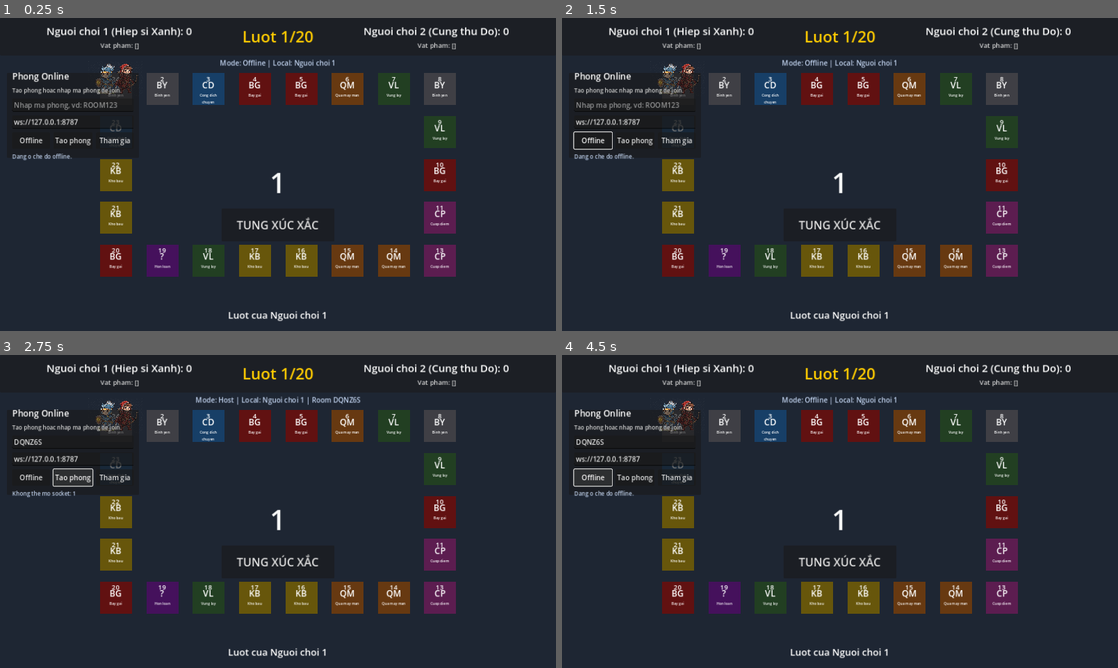
Above: before the commit, frames 1-4 (two rows, left to right).
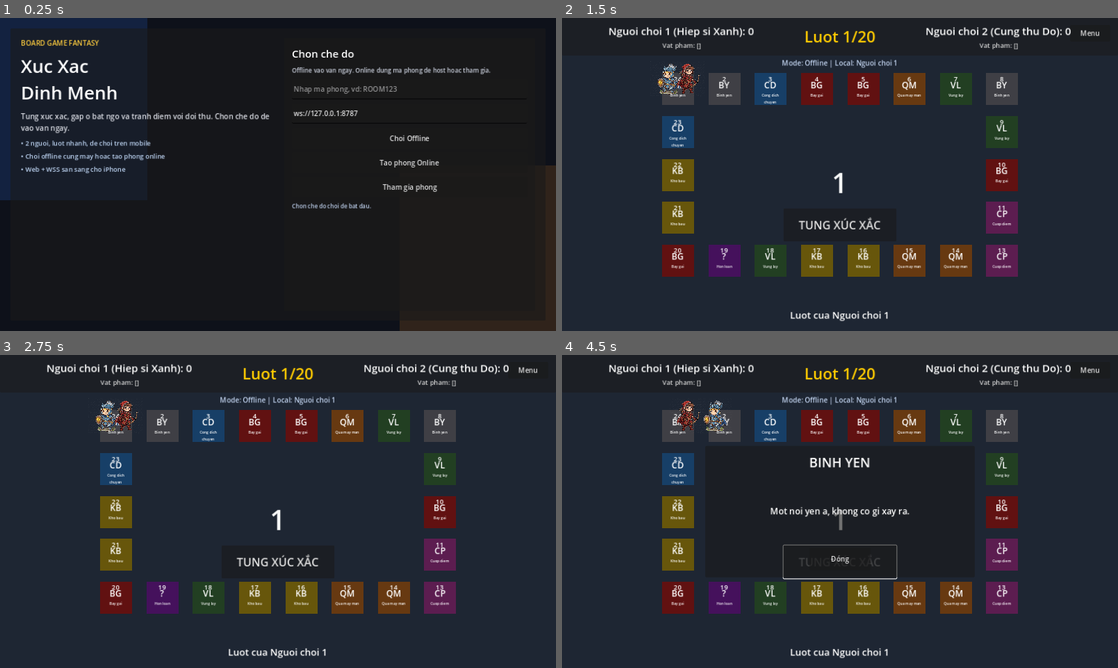
Above: after the commit, the same moments.

Repository: Phamthokd/xuc-xac-dinh-menh
Game: Godot game, scene res://main.tscn
The game is run twice, just before and just after one commit, with the same random seed, the same clock (stepped at 60 frames per second) and the same inputs.
Inputs (mouse positions are in pixels of both pictures, inside the frame that each line leads up to):
- Up to frame 1 (0.25 s): no input
- Up to frame 2 (1.5 s): click "Offline" (after the commit: "Choi Offline") at 0.5 s; click (1090, 33) at 1.25 s, where only the run after the commit has a clickable "Menu"
- Up to frame 3 (2.75 s): click (72, 477) at 2 s, where only the run before the commit has a clickable "Tao phong"
- Up to frame 4 (4.5 s): click (678, 477) at 2.75 s, where only the run before the commit has a clickable "Tham gia"; click (840, 561) at 3.5 s, where only the run after the commit has a clickable "TUNG XÚC XẮC"; click (595, 477) at 4.25 s, where only the run before the commit has a clickable "Offline"

The runs differ from the first frame. In frame 1, 77% of the frame differs, in the area x 0-100%, y 0-100%; in frame 2, 2.2%; in frame 3, 2.5%; in frame 4, 3.4%.

Commit message:
Redesign start menu and rebuild web export

Diff:
--- a/game_manager.gd
+++ b/game_manager.gd
@@ -52,6 +52,7 @@
 var websocket_url := "ws://127.0.0.1:8787"
 var socket_connected := false
 var suppress_state_emit := false
+var gameplay_visible := false
 
 @onready var board_layer: Node2D = $BoardLayer
 @onready var tiles_root: Node2D = $BoardLayer/Tiles
@@ -59,6 +60,7 @@
 @onready var p2_token: Sprite2D = $BoardLayer/P2_Token
 @onready var header: Panel = $UI/Header
 @onready var score_box: HBoxContainer = $UI/Header/ScoreBox
+@onready var menu_button: Button = $UI/Header/MenuButton
 @onready var score_p1: Label = $UI/Header/ScoreBox/P1_Info/ScoreP1
 @onready var items_p1: Label = $UI/Header/ScoreBox/P1_Info/ItemsP1
 @onready var score_p2: Label = $UI/Header/ScoreBox/P2_Info/ScoreP2
@@ -74,9 +76,10 @@
 @onready var event_desc: Label = $UI/EventPop/Desc
 @onready var close_pop: Button = $UI/EventPop/ClosePop
 @onready var lobby_panel: Panel = $UI/LobbyPanel
-@onready var room_code_input: LineEdit = $UI/LobbyPanel/LobbyMargin/LobbyBox/RoomCodeInput
-@onready var server_url_input: LineEdit = $UI/LobbyPanel/LobbyMargin/LobbyBox/ServerUrlInput
-@onready var lobby_status: Label = $UI/LobbyPanel/LobbyMargin/LobbyBox/LobbyStatus
+@onready var lobby_box: Panel = $UI/LobbyPanel/LobbyMargin/LobbyBox
+@onready var room_code_input: LineEdit = $UI/LobbyPanel/LobbyMargin/LobbyBox/LobbyContentMargin/LobbyRow/ModeCard/ModeMargin/ModeColumn/RoomCodeInput
+@onready var server_url_input: LineEdit = $UI/LobbyPanel/LobbyMargin/LobbyBox/LobbyContentMargin/LobbyRow/ModeCard/ModeMargin/ModeColumn/ServerUrlInput
+@onready var lobby_status: Label = $UI/LobbyPanel/LobbyMargin/LobbyBox/LobbyContentMargin/LobbyRow/ModeCard/ModeMargin/ModeColumn/LobbyStatus
 
 func _ready():
 	build_tile_nodes()
@@ -84,6 +87,7 @@
 	server_url_input.text = infer_default_websocket_url()
 	layout_scene()
 	refresh_all_ui()
+	show_start_menu()
 	get_viewport().size_changed.connect(_on_viewport_resized)
 	network_state_ready.connect(_send_state_to_socket)
 	network_action_requested.connect(_send_action_to_socket)
@@ -183,10 +187,17 @@
 
 	network_label.offset_top = header_height + 6.0
 	network_label.add_theme_font_size_override("font_size", 14 if compact else 16)
-	lobby_panel.offset_left = 16.0
-	lobby_panel.offset_top = header_height + 40.0
-	lobby_panel.offset_right = 296.0 if compact else 320.0
-	lobby_panel.offset_bottom = lobby_panel.offset_top + 196.0
+	menu_button.visible = gameplay_visible
+	menu_button.offset_left = -110.0
+	menu_button.offset_right = -18.0
+	menu_button.offset_top = 16.0
+	menu_button.offset_bottom = 54.0
+	lobby_panel.self_modulate = Color(1, 1, 1, 0.97)
+	lobby_panel.modulate = Color(1, 1, 1, 1)
+	lobby_box.offset_left = -340.0 if compact else -420.0
+	lobby_box.offset_right = 340.0 if compact else 420.0
+	lobby_box.offset_top = -220.0 if compact else -200.0
+	lobby_box.offset_bottom = 220.0 if compact else 200.0
 
 	var popup_width = minf(viewport_size.x - 40.0, 520.0 if compact else 620.0)
 	var popup_height = minf(viewport_size.y * 0.42, 300.0 if compact else 340.0)
@@ -315,6 +326,27 @@
 	update_lobby_status()
 	place_tokens()
 
+func set_gameplay_visible(visible: bool):
+	gameplay_visible = visible
+	board_layer.visible = visible
+	header.visible = visible
+	controls.visible = visible
+	status_label.visible = visible
+	network_label.visible = visible
+	if not visible:
+		event_pop.hide()
+	menu_button.visible = visible
+
+func show_start_menu():
+	set_gameplay_visible(false)
+	lobby_panel.show()
+	lobby_status.text = "Chon che do choi de bat dau."
+
+func enter_match():
+	lobby_panel.hide()
+	set_gameplay_visible(true)
+	refresh_all_ui()
+
 func update_ui():
 	score_p1.text = "%s (%s): %d" % [PLAYER_LABELS[0], PLAYER_TITLES[0], player_scores[0]]
 	score_p2.text = "%s (%s): %d" % [PLAYER_LABELS[1], PLAYER_TITLES[1], player_scores[1]]
@@ -396,6 +428,7 @@
 func _on_offline_button_pressed():
 	disconnect_socket()
 	set_offline_mode()
+	enter_match()
 
 func _on_host_button_pressed():
 	var code = room_code_input.text.strip_edges().to_upper()
@@ -410,6 +443,7 @@
 		"player_index": 0,
 		"state": build_match_state(),
 	})
+	enter_match()
 
 func _on_join_button_pressed():
 	var code = room_code_input.text.strip_edges().to_upper()
@@ -423,6 +457,10 @@
 		"room_code": code,
 		"player_index": 1,
 	})
+	enter_match()
+
+func _on_menu_button_pressed():
+	show_start_menu()
 
 func emit_current_state():
 	if suppress_state_emit:
--- a/main.tscn
+++ b/main.tscn
@@ -40,11 +40,39 @@
 [node name="UI" type="CanvasLayer" parent="."]
 
 [node name="LobbyPanel" type="Panel" parent="UI"]
+anchors_preset = 15
+anchor_right = 1.0
+anchor_bottom = 1.0
+grow_horizontal = 2
+grow_vertical = 2
+self_modulate = Color(1, 1, 1, 0.96)
+
+[node name="LobbyShade" type="ColorRect" parent="UI/LobbyPanel"]
+layout_mode = 1
+anchors_preset = 15
+anchor_right = 1.0
+anchor_bottom = 1.0
+grow_horizontal = 2
+grow_vertical = 2
+color = Color(0.04, 0.05, 0.09, 0.76)
+
+[node name="GlowLeft" type="ColorRect" parent="UI/LobbyPanel"]
+layout_mode = 1
 anchors_preset = 0
-offset_left = 16.0
-offset_top = 16.0
-offset_right = 296.0
-offset_bottom = 212.0
+offset_left = -120.0
+offset_top = -60.0
+offset_right = 340.0
+offset_bottom = 420.0
+color = Color(0.16, 0.44, 0.93, 0.18)
+
+[node name="GlowRight" type="ColorRect" parent="UI/LobbyPanel"]
+layout_mode = 1
+anchors_preset = 0
+offset_left = 920.0
+offset_top = 340.0
+offset_right = 1420.0
+offset_bottom = 840.0
+color = Color(0.94, 0.55, 0.13, 0.15)
 
 [node name="LobbyMargin" type="MarginContainer" parent="UI/LobbyPanel"]
 layout_mode = 1
@@ -53,59 +81,150 @@
 anchor_bottom = 1.0
 grow_horizontal = 2
 grow_vertical = 2
-theme_override_constants/margin_left = 12
-theme_override_constants/margin_top = 12
-theme_override_constants/margin_right = 12
-theme_override_constants/margin_bottom = 12
-
-[node name="LobbyBox" type="VBoxContainer" parent="UI/LobbyPanel/LobbyMargin"]
+theme_override_constants/margin_left = 24
+theme_override_constants/margin_top = 24
+theme_override_constants/margin_right = 24
+theme_override_constants/margin_bottom = 24
+
+[node name="LobbyBox" type="Panel" parent="UI/LobbyPanel/LobbyMargin"]
+layout_mode = 2
+anchors_preset = 8
+anchor_left = 0.5
+anchor_top = 0.5
+anchor_right = 0.5
+anchor_bottom = 0.5
+offset_left = -420.0
+offset_top = -200.0
+offset_right = 420.0
+offset_bottom = 200.0
+grow_horizontal = 2
+grow_vertical = 2
+
+[node name="LobbyContentMargin" type="MarginContainer" parent="UI/LobbyPanel/LobbyMargin/LobbyBox"]
+layout_mode = 1
+anchors_preset = 15
+anchor_right = 1.0
+anchor_bottom = 1.0
+grow_horizontal = 2
+grow_vertical = 2
+theme_override_constants/margin_left = 24
+theme_override_constants/margin_top = 22
+theme_override_constants/margin_right = 24
+theme_override_constants/margin_bottom = 22
+
+[node name="LobbyRow" type="HBoxContainer" parent="UI/LobbyPanel/LobbyMargin/LobbyBox/LobbyContentMargin"]
+layout_mode = 2
+theme_override_constants/separation = 28
+
+[node name="HeroColumn" type="VBoxContainer" parent="UI/LobbyPanel/LobbyMargin/LobbyBox/LobbyContentMargin/LobbyRow"]
+layout_mode = 2
+size_flags_horizontal = 3
+theme_override_constants/separation = 12
+
+[node name="HeroBadge" type="Label" parent="UI/LobbyPanel/LobbyMargin/LobbyBox/LobbyContentMargin/LobbyRow/HeroColumn"]
+layout_mode = 2
+theme_override_colors/font_color = Color(0.98, 0.79, 0.24, 1)
+theme_override_font_sizes/font_size = 16
+text = "BOARD GAME FANTASY"
+
+[node name="LobbyTitle" type="Label" parent="UI/LobbyPanel/LobbyMargin/LobbyBox/LobbyContentMargin/LobbyRow/HeroColumn"]
+layout_mode = 2
+theme_override_font_sizes/font_size = 42
+text = "Xuc Xac\nDinh Menh"
+
+[node name="LobbyHint" type="Label" parent="UI/LobbyPanel/LobbyMargin/LobbyBox/LobbyContentMargin/LobbyRow/HeroColumn"]
+layout_mode = 2
+theme_override_colors/font_color = Color(0.86, 0.87, 0.9, 1)
+theme_override_font_sizes/font_size = 17
+text = "Tung xuc xac, gap o bat ngo va tranh diem voi doi thu. Chon che do de vao van ngay."
+autowrap_mode = 3
+
+[node name="FeatureList" type="VBoxContainer" parent="UI/LobbyPanel/LobbyMargin/LobbyBox/LobbyContentMargin/LobbyRow/HeroColumn"]
 layout_mode = 2
 theme_override_constants/separation = 8
 
-[node name="LobbyTitle" type="Label" parent="UI/LobbyPanel/LobbyMargin/LobbyBox"]
-layout_mode = 2
-theme_override_font_sizes/font_size = 20
-text = "Phong Online"
-
-[node name="LobbyHint" type="Label" parent="UI/LobbyPanel/LobbyMargin/LobbyBox"]
-layout_mode = 2
-theme_override_colors/font_color = Color(0.82, 0.82, 0.82, 1)
-theme_override_font_sizes/font_size = 13
-text = "Tao phong hoac nhap ma phong de join."
+[node name="Feature1" type="Label" parent="UI/LobbyPanel/LobbyMargin/LobbyBox/LobbyContentMargin/LobbyRow/HeroColumn/FeatureList"]
+layout_mode = 2
+theme_override_colors/font_color = Color(0.74, 0.83, 0.95, 1)
+theme_override_font_sizes/font_size = 15
+text = "• 2 nguoi, luot nhanh, de choi tren mobile"
+
+[node name="Feature2" type="Label" parent="UI/LobbyPanel/LobbyMargin/LobbyBox/LobbyContentMargin/LobbyRow/HeroColumn/FeatureList"]
+layout_mode = 2
+theme_override_colors/font_color = Color(0.74, 0.83, 0.95, 1)
+theme_override_font_sizes/font_size = 15
+text = "• Choi offline cung may hoac tao phong online"
+
+[node name="Feature3" type="Label" parent="UI/LobbyPanel/LobbyMargin/LobbyBox/LobbyContentMargin/LobbyRow/HeroColumn/FeatureList"]
+layout_mode = 2
+theme_override_colors/font_color = Color(0.74, 0.83, 0.95, 1)
+theme_override_font_sizes/font_size = 15
+text = "• Web + WSS san sang cho iPhone"
+
+[node name="ModeCard" type="Panel" parent="UI/LobbyPanel/LobbyMargin/LobbyBox/LobbyContentMargin/LobbyRow"]
+custom_minimum_size = Vector2(320, 0)
+layout_mode = 2
+size_flags_horizontal = 3
+
+[node name="ModeMargin" type="MarginContainer" parent="UI/LobbyPanel/LobbyMargin/LobbyBox/LobbyContentMargin/LobbyRow/ModeCard"]
+layout_mode = 1
+anchors_preset = 15
+anchor_right = 1.0
+anchor_bottom = 1.0
+grow_horizontal = 2
+grow_vertical = 2
+theme_override_constants/margin_left = 18
+theme_override_constants/margin_top = 18
+theme_override_constants/margin_right = 18
+theme_override_constants/margin_bottom = 18
+
+[node name="ModeColumn" type="VBoxContainer" parent="UI/LobbyPanel/LobbyMargin/LobbyBox/LobbyContentMargin/LobbyRow/ModeCard/ModeMargin"]
+layout_mode = 2
+theme_override_constants/separation = 10
+
+[node name="ModeTitle" type="Label" parent="UI/LobbyPanel/LobbyMargin/LobbyBox/LobbyContentMargin/LobbyRow/ModeCard/ModeMargin/ModeColumn"]
+layout_mode = 2
+theme_override_font_sizes/font_size = 24
+text = "Chon che do"
+
+[node name="ModeHint" type="Label" parent="UI/LobbyPanel/LobbyMargin/LobbyBox/LobbyContentMargin/LobbyRow/ModeCard/ModeMargin/ModeColumn"]
+layout_mode = 2
+theme_override_colors/font_color = Color(0.8, 0.82, 0.87, 1)
+theme_override_font_sizes/font_size = 14
+text = "Offline vao van ngay. Online dung ma phong de host hoac tham gia."
 autowrap_mode = 3
 
-[node name="RoomCodeInput" type="LineEdit" parent="UI/LobbyPanel/LobbyMargin/LobbyBox"]
+[node name="RoomCodeInput" type="LineEdit" parent="UI/LobbyPanel/LobbyMargin/LobbyBox/LobbyContentMargin/LobbyRow/ModeCard/ModeMargin/ModeColumn"]
+custom_minimum_size = Vector2(0, 46)
 layout_mode = 2
 placeholder_text = "Nhap ma phong, vd: ROOM123"
 
-[node name="ServerUrlInput" type="LineEdit" parent="UI/LobbyPanel/LobbyMargin/LobbyBox"]
+[node name="ServerUrlInput" type="LineEdit" parent="UI/LobbyPanel/LobbyMargin/LobbyBox/LobbyContentMargin/LobbyRow/ModeCard/ModeMargin/ModeColumn"]
+custom_minimum_size = Vector2(0, 46)
 layout_mode = 2
 text = "ws://127.0.0.1:8787"
 placeholder_text = "WebSocket URL"
 
-[node name="LobbyButtons" type="HBoxContainer" parent="UI/LobbyPanel/LobbyMargin/LobbyBox"]
+[node name="LobbyButtons" type="VBoxContainer" parent="UI/LobbyPanel/LobbyMargin/LobbyBox/LobbyContentMargin/LobbyRow/ModeCard/ModeMargin/ModeColumn"]
 layout_mode = 2
 theme_override_constants/separation = 8
 
-[node name="OfflineButton" type="Button" parent="UI/LobbyPanel/LobbyMargin/LobbyBox/LobbyButtons"]
-custom_minimum_size = Vector2(76, 38)
-layout_mode = 2
-size_flags_horizontal = 3
-text = "Offline"
-
-[node name="HostButton" type="Button" parent="UI/LobbyPanel/LobbyMargin/LobbyBox/LobbyButtons"]
-custom_minimum_size = Vector2(76, 38)
-layout_mode = 2
-size_flags_horizontal = 3
-text = "Tao phong"
-
-[node name="JoinButton" type="Button" parent="UI/LobbyPanel/LobbyMargin/LobbyBox/LobbyButtons"]
-custom_minimum_size = Vector2(76, 38)
-layout_mode = 2
-size_flags_horizontal = 3
-text = "Tham gia"
-
-[node name="LobbyStatus" type="Label" parent="UI/LobbyPanel/LobbyMargin/LobbyBox"]
+[node name="OfflineButton" type="Button" parent="UI/LobbyPanel/LobbyMargin/LobbyBox/LobbyContentMargin/LobbyRow/ModeCard/ModeMargin/ModeColumn/LobbyButtons"]
+custom_minimum_size = Vector2(0, 48)
+layout_mode = 2
+text = "Choi Offline"
+
+[node name="HostButton" type="Button" parent="UI/LobbyPanel/LobbyMargin/LobbyBox/LobbyContentMargin/LobbyRow/ModeCard/ModeMargin/ModeColumn/LobbyButtons"]
+custom_minimum_size = Vector2(0, 48)
+layout_mode = 2
+text = "Tao phong Online"
+
+[node name="JoinButton" type="Button" parent="UI/LobbyPanel/LobbyMargin/LobbyBox/LobbyContentMargin/LobbyRow/ModeCard/ModeMargin/ModeColumn/LobbyButtons"]
+custom_minimum_size = Vector2(0, 48)
+layout_mode = 2
+text = "Tham gia phong"
+
+[node name="LobbyStatus" type="Label" parent="UI/LobbyPanel/LobbyMargin/LobbyBox/LobbyContentMargin/LobbyRow/ModeCard/ModeMargin/ModeColumn"]
 layout_mode = 2
 theme_override_colors/font_color = Color(0.75, 0.82, 0.93, 1)
 theme_override_font_sizes/font_size = 13
@@ -118,6 +237,18 @@
 offset_bottom = 96.0
 grow_horizontal = 2
 self_modulate = Color(1, 1, 1, 0.9)
+
+[node name="MenuButton" type="Button" parent="UI/Header"]
+layout_mode = 1
+anchors_preset = 1
+anchor_left = 1.0
+anchor_right = 1.0
+offset_left = -116.0
+offset_top = 18.0
+offset_right = -20.0
+offset_bottom = 58.0
+grow_horizontal = 0
+text = "Menu"
 
 [node name="ScoreBox" type="HBoxContainer" parent="UI/Header"]
 layout_mode = 1
@@ -291,6 +422,7 @@
 
 [connection signal="pressed" from="UI/Controls/RollButton" to="." method="_on_roll_button_pressed"]
 [connection signal="pressed" from="UI/EventPop/ClosePop" to="." method="_on_close_pop_pressed"]
-[connection signal="pressed" from="UI/LobbyPanel/LobbyMargin/LobbyBox/LobbyButtons/OfflineButton" to="." method="_on_offline_button_pressed"]
-[connection signal="pressed" from="UI/LobbyPanel/LobbyMargin/LobbyBox/LobbyButtons/HostButton" to="." method="_on_host_button_pressed"]
-[connection signal="pressed" from="UI/LobbyPanel/LobbyMargin/LobbyBox/LobbyButtons/JoinButton" to="." method="_on_join_button_pressed"]
+[connection signal="pressed" from="UI/LobbyPanel/LobbyMargin/LobbyBox/LobbyContentMargin/LobbyRow/ModeCard/ModeMargin/ModeColumn/LobbyButtons/OfflineButton" to="." method="_on_offline_button_pressed"]
+[connection signal="pressed" from="UI/LobbyPanel/LobbyMargin/LobbyBox/LobbyContentMargin/LobbyRow/ModeCard/ModeMargin/ModeColumn/LobbyButtons/HostButton" to="." method="_on_host_button_pressed"]
+[connection signal="pressed" from="UI/LobbyPanel/LobbyMargin/LobbyBox/LobbyContentMargin/LobbyRow/ModeCard/ModeMargin/ModeColumn/LobbyButtons/JoinButton" to="." method="_on_join_button_pressed"]
+[connection signal="pressed" from="UI/Header/MenuButton" to="." method="_on_menu_button_pressed"]
Not shown, changed: build/web/index.html
Not shown, changed: build/web/index.pck
